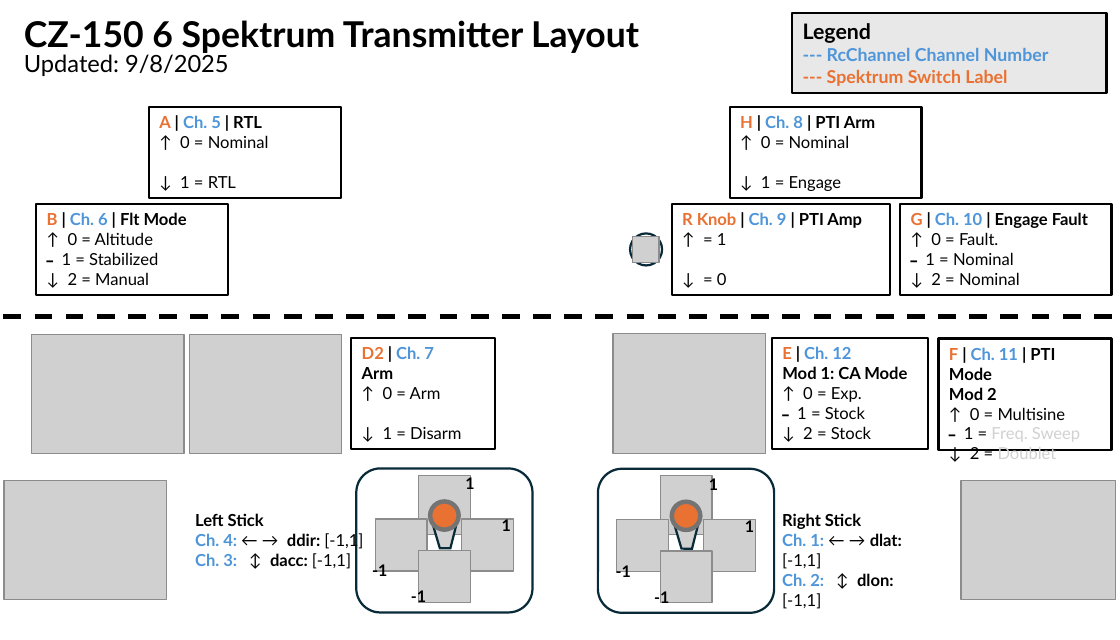
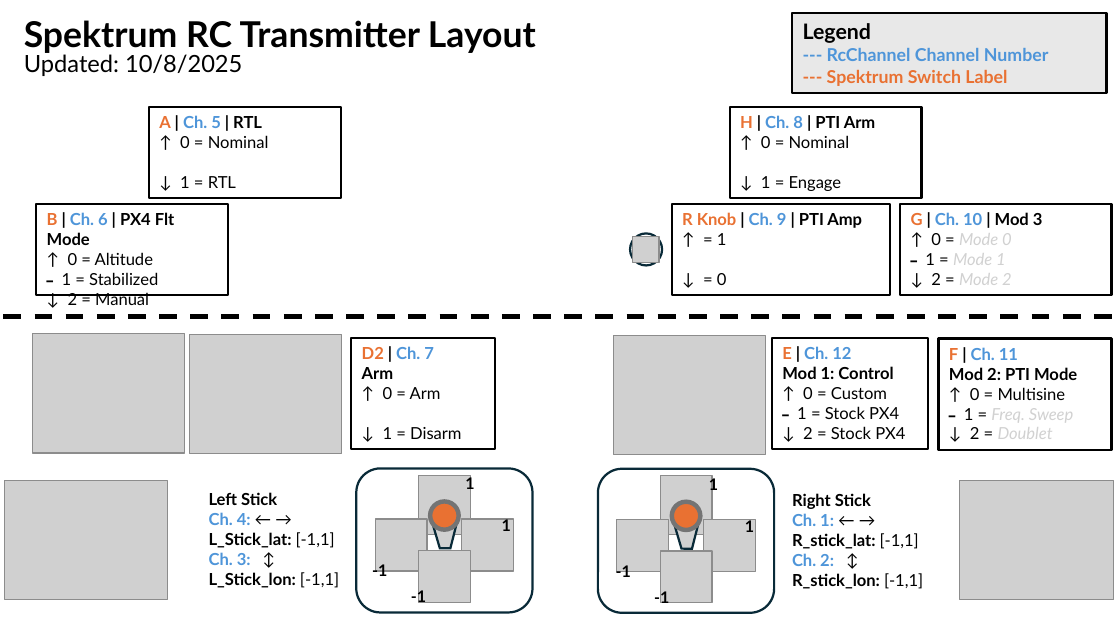
Before and after one commit to gurt1223/brat, a slide deck: slide 1 of diagrams/RC_Layout.pptx. Drawn at 1120x640 pixels with LibreOffice and Linux fonts; fonts in the diff are those of the drawing; grey boxes stand for pictures. Boxes give left, top, right and bottom in pixels: in the first picture for what was removed or moved away, otherwise in the second. Text is boxed around its words. In the diff, an @@ line names an element or a change of style, - is before the commit and + after.

```diff
--- a/diagrams/RC_Layout.pptx
+++ b/diagrams/RC_Layout.pptx
@@ text at <box>24,20,536,53</box>: text changed @@
-CZ-150 6 Spektrum Transmitter Layout
+Spektrum RC Transmitter Layout
@@ text at <box>24,51,242,76</box>: text changed @@
-Updated: 9/8/2025
+Updated: 10/8/2025
@@ text in rectangle at <box>47,212,175,245</box>: text changed @@
-B | Ch. 6 | Flt Mode
+B | Ch. 6 | PX4 Flt Mode
@@ text in rectangle at <box>911,212,1043,285</box>: text changed @@
-G | Ch. 10 | Engage Fault
-↑ 0 = Fault.
-━ 1 = Nominal
-↓ 2 = Nominal
+G | Ch. 10 | Mod 3
+↑ 0 = Mode 0
+━ 1 = Mode 1
+↓ 2 = Mode 2
@@ text in rectangle at <box>949,347,1077,380</box>: text changed @@
-F | Ch. 11 | PTI Mode
-Mod 2
+F | Ch. 11
+Mod 2: PTI Mode
@@ text in rectangle at <box>782,366,905,439</box>: text changed @@
-Mod 1: CA Mode
-↑ 0 = Exp.
-━ 1 = Stock
-↓ 2 = Stock
+Mod 1: Control
+↑ 0 = Custom
+━ 1 = Stock PX4
+↓ 2 = Stock PX4
@@ text in rectangle at <box>964,408,1073,439</box>: italic on in "Freq. Sweep", "Doublet" @@
@@ text "Left Stick": place and size @@
-text "Left Stick" at <box>195,513,363,569</box>
+text "Left Stick" at <box>209,492,339,588</box>
@@ text "Right Stick": place and size @@
-text "Right Stick" at <box>782,513,902,609</box>
+text "Right Stick" at <box>792,493,923,589</box>
@@ text at <box>209,512,339,588</box>: text changed @@
-Ch. 4: ← → ddir: [-1,1]
-Ch. 3: ↕ dacc: [-1,1]
+Ch. 4: ← →
+L_Stick_lat: [-1,1]
+Ch. 3: ↕
+L_Stick_lon: [-1,1]
@@ text at <box>792,513,923,589</box>: text changed @@
-Ch. 1: ← → dlat: [-1,1]
-Ch. 2: ↕ dlon: [-1,1]
+Ch. 1: ← → R_stick_lat: [-1,1]
+Ch. 2: ↕
+R_stick_lon: [-1,1]
```
Also in this commit, not shown: 22 other files.
